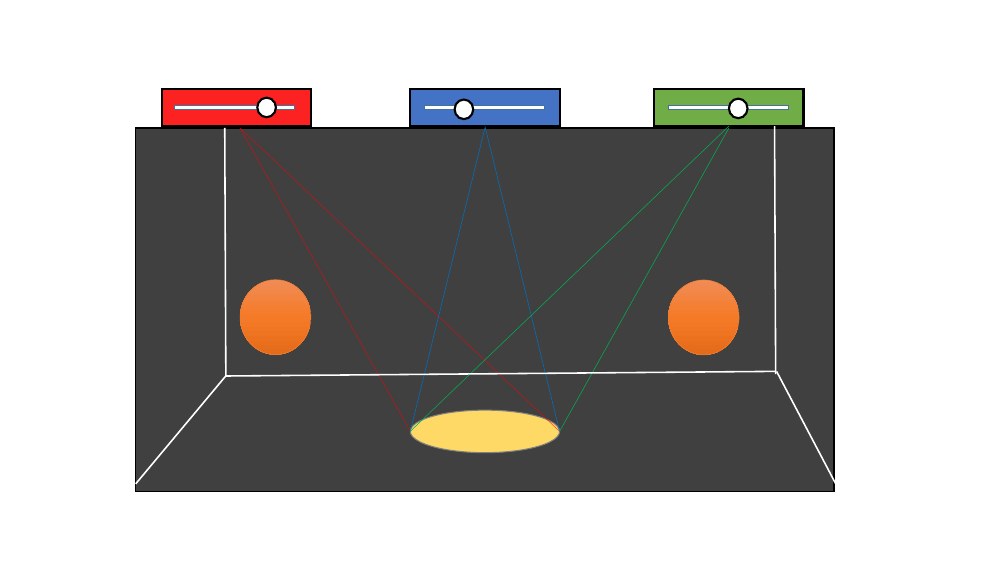
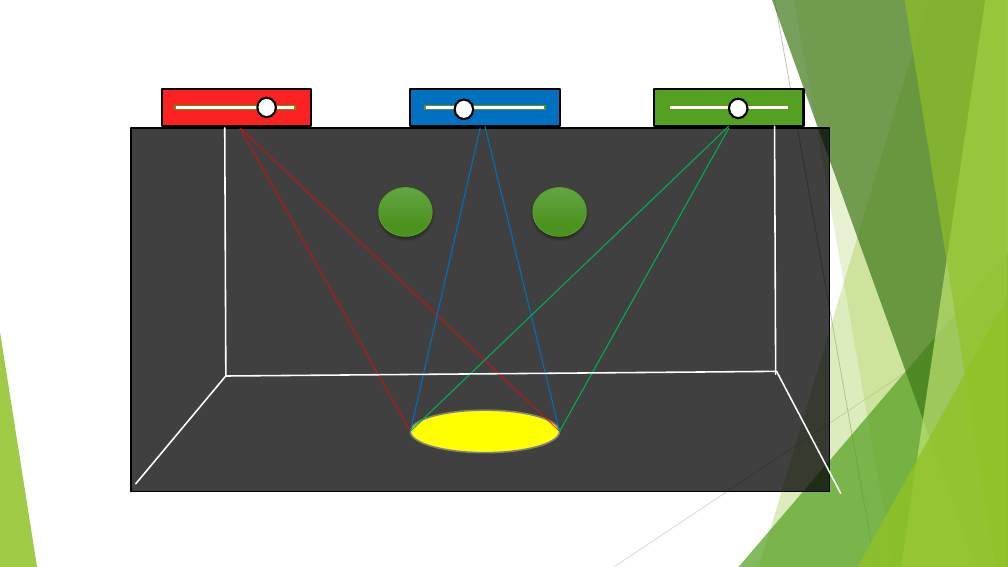
Before and after one commit to gtoos/light-mix, a slide deck: slide 4 of requirements/Light mix.pptx. Drawn at 1008x567 pixels with LibreOffice and Linux fonts; fonts in the diff are those of the drawing. Boxes give left, top, right and bottom in pixels: in the first picture for what was removed or moved away, otherwise in the second. Text is boxed around its words. In the diff, an @@ line names an element or a change of style, - is before the commit and + after.

```diff
--- a/requirements/Light mix.pptx
+++ b/requirements/Light mix.pptx
@@ rectangle at (411,88,560,126): fill #4472C4 to #0070C0 @@
@@ rectangle at (654,88,804,126): fill #70AD47 to #54A021 @@
@@ outline #43739E 1 pt to #6B901C 1.5 pt in 3 elements at (175,106,295,110), (425,106,545,110), (669,106,789,110) @@
@@ rectangle: place and size @@
-rectangle at (136,128,835,492)
+rectangle at (131,128,830,492)
@@ line (240, 128) - (560, 432): stroke #FF0000 0.5 pt to #FF0000 1 pt @@
@@ line (240, 128) - (411, 432): stroke #FF0000 0.5 pt to #FF0000 1 pt @@
@@ line (729, 126) - (411, 432): stroke #00B050 0.5 pt to #00B050 1 pt @@
@@ line moved from (485, 128) - (411, 432) to (480, 128) - (411, 432) @@
@@ line (480, 128) - (411, 432): stroke #0070C0 0.5 pt to #0070C0 1 pt @@
@@ line (485, 126) - (560, 432): stroke #0070C0 0.5 pt to #0070C0 1 pt @@
@@ line (729, 128) - (560, 432): stroke #00B050 0.5 pt to #00B050 1 pt @@
@@ ellipse: place and size @@
-ellipse at (240,280,311,355)
+ellipse at (379,188,433,236)
@@ ellipse at (379,188,433,236): fill gradient #F18C57 to #F67B28 to #E56C19 to gradient #63A545 to #4D921E; outline #ED7D31 0.5 pt to #54A021 1 pt; shadow on @@
@@ ellipse added at (533,188,587,236), fill gradient #63A545 to #4D921E, outline #54A021 1 pt @@
@@ ellipse removed at (668,280,740,355) @@
@@ group added at (0,0,1008,567): 5 freeform shapes, 3 triangles, 2 lines @@
@@ ellipse at (411,410,560,452): fill #FFD966 to #FFFF00; outline #808080 1 pt to #808080 1.5 pt @@
```
Also in this commit, not shown: 3 slides added, 3 slides removed, 11 other files.
